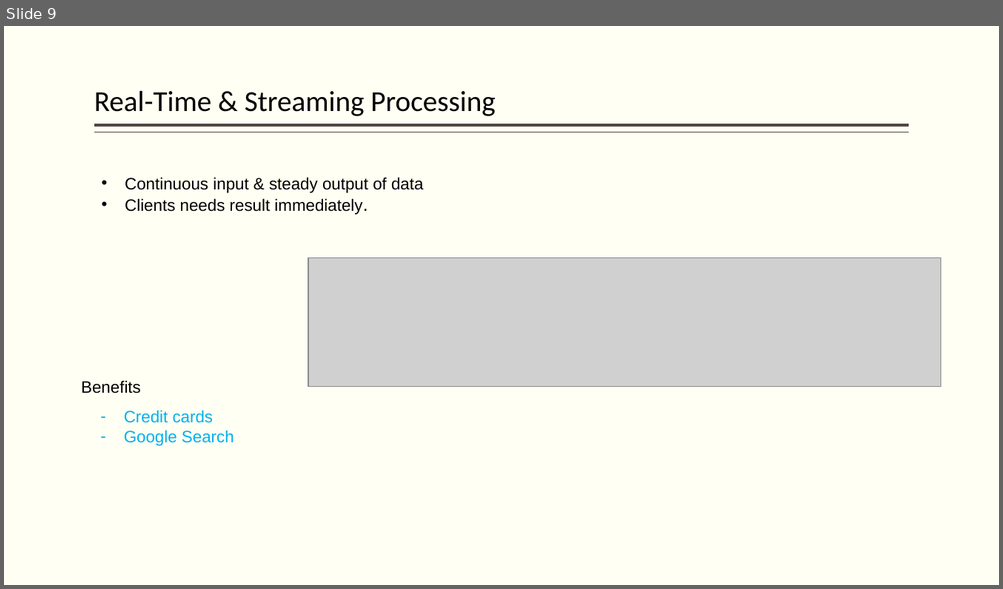
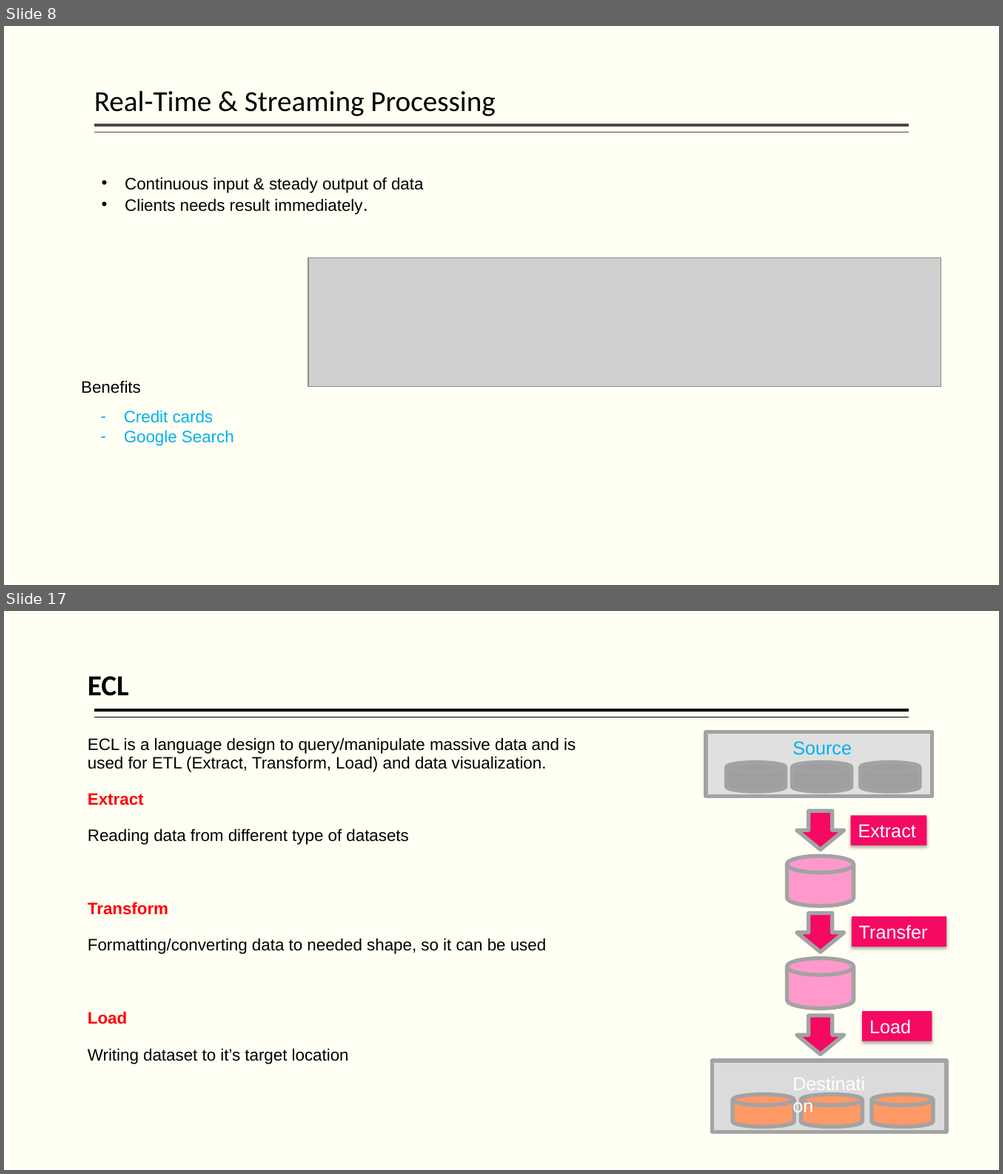
Before and after one commit to hpccsystems-solutions-lab/NCF-2021, a slide deck: BigData-ECL-NCF2021.pptx. Shown one above the other, each under a label of ours: slide 9 before the commit, slides 8 and 17 after it; the slides between them are not shown. The pictures are 1003x589 and 1003x1174 pixels, drawn with LibreOffice and Linux fonts; fonts in the diff are those of the drawing; grey boxes stand for pictures. Boxes give left, top, right and bottom in pixels: in the first picture for what was removed or moved away, otherwise in the second. Text is boxed around its words. In the diff, an @@ line names an element or a change of style, - is before the commit and + after.

```diff
--- a/BigData-ECL-NCF2021.pptx
+++ b/BigData-ECL-NCF2021.pptx
@@ slide 17 added at (4,611,999,1170), background #FFFFF3 @@
@@ title added at (88,676,129,696), 28 pt, text #000000, bold @@
+ECL
@@ line added from (909, 710) to (94, 710), #000000 3 pt @@
@@ line added from (909, 718) to (94, 718), #000000 1 pt @@
@@ text added at (88,738,575,1065), 16 pt, text #000000 @@
+ECL is a language design to query/manipulate massive data and is used for ETL (Extract, Transform, Load) and data visualization.
+Extract
+Reading data from different type of datasets
+Transform
+Formatting/converting data to needed shape, so it can be used
+Load
+Writing dataset to it’s target location
@@ group added at (706,732,946,1133): 8 cylinders, 5 rectangles, 3 down arrows, 2 texts @@
+Source
+Extract
+Transfer
+Load
+Destination
@@ what was slide 9 is now slide 8 @@
```
Also in this commit, not shown: 4 slides changed, 63 other slides added, 4 slides removed, 9 other files.
